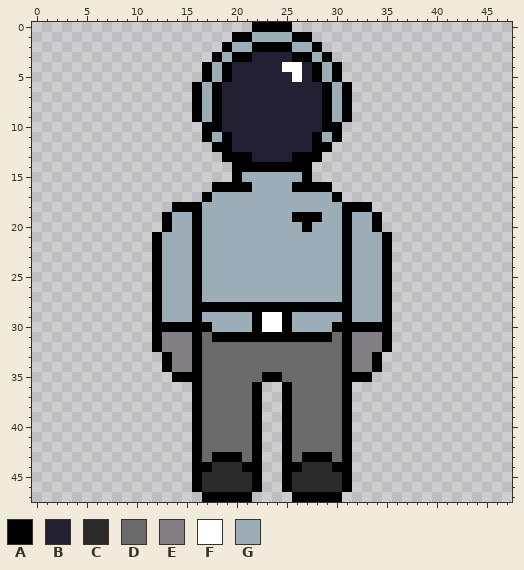
One commit to this pixel-art sprite: Assets/Sprites/Characters/John/John Spacebound.png. The picture above was drawn from the file before the commit.
The file is 48x48 pixels.
Palette (. is transparent): A #000000  B #222034  C #2a2a2a  D #696a6a  E #847e87  F #ffffff  G #9badb7
Pixels before, first column x 12:
 0 ..........AAAA..........
 1 ........AAGGGGAA........
 2 .......AGGAAAAGGA.......
 3 ......AGAABBBBAAGA......
 4 .....AGABBBBBFFBAGA.....
 5 .....AGABBBBBBFBAGA.....
 6 ....AGABBBBBBBBBBAGA....
 7 ....AGABBBBBBBBBBAGA....
 8 ....AGABBBBBBBBBBAGA....
 9 ....AGABBBBBBBBBBAGA....
10 .....AABBBBBBBBBBAA.....
11 .....AGABBBBBBBBAGA.....
12 ......AABBBBBBBBAA......
13 .......AAABBBBAAA.......
14 ........AAAAAAAA........
15 ........AGGGGGGA........
16 ......AAAAGGGGAAAA......
17 .....AGGGGGGGGGGGGA.....
18 ..AAAGGGGGGGGGGGGGGAAA..
19 .AGGAGGGGGGGGGAAAGGAGGA.
20 .AGGAGGGGGGGGGGAGGGAGGA.
21 AGGGAGGGGGGGGGGGGGGAGGGA
22 AGGGAGGGGGGGGGGGGGGAGGGA
23 AGGGAGGGGGGGGGGGGGGAGGGA
24 AGGGAGGGGGGGGGGGGGGAGGGA
25 AGGGAGGGGGGGGGGGGGGAGGGA
26 AGGGAGGGGGGGGGGGGGGAGGGA
27 AGGGAGGGGGGGGGGGGGGAGGGA
28 AGGGAAAAAAAAAAAAAAAAGGGA
29 AGGGAGGGGGAFFAGGGGGAGGGA
30 AAAAAAGGGGAFFAGGGGAAAAAA
31 AEEEADAAAAAAAAAAAADAEEEA
32 AEEEADDDDDDDDDDDDDDAEEEA
33 .AEEADDDDDDDDDDDDDDAEEA.
34 .AEEADDDDDDDDDDDDDDAEEA.
35 ..AAADDDDDDAADDDDDDAAA..
36 ....ADDDDDA..ADDDDDA....
37 ....ADDDDDA..ADDDDDA....
38 ....ADDDDDA..ADDDDDA....
39 ....ADDDDDA..ADDDDDA....
40 ....ADDDDDA..ADDDDDA....
41 ....ADDDDDA..ADDDDDA....
42 ....ADDDDDA..ADDDDDA....
43 ....ADAAADA..ADAAADA....
44 ....AACCCAA..AACCCAA....
45 ....ACCCCCA..ACCCCCA....
46 ....ACCCCCA..ACCCCCA....
47 .....AAAAA....AAAAA.....
New version:
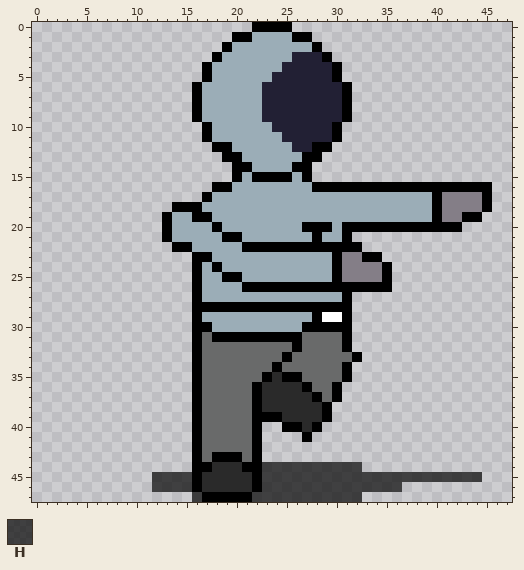
Colours new in this view: H #000000af
Changes in this commit:
Changed rows in their new state; - is an unchanged pixel.
first column x 12:
 2 ----------GGGG--------------------
 3 --------GGGGGGBBB-----------------
 4 -------GGGGGGBB-BB----------------
 5 -------GGGGG--B-BB----------------
 6 ------GGGGG------BB---------------
 7 ------GGGGG------BB---------------
 8 ------GGGGG------BB---------------
 9 ------GGGGG------BB---------------
10 ------GGGGGG-----B----------------
11 -------GGGGGG---BB----------------
12 --------GGGGGG--------------------
13 ---------GGGGGG-------------------
14 ----------GGGG--------------------
15 ----------AAAA--------------------
16 --------GG----GG--AAAAAAAAAAAAAAAA
17 ------------------GGGGGGGGGGAEEEEA
18 -------------------GGGGGGGGGAEEEEA
19 -----A--------GGG--G--GGGGGGAEEAA-
20 ----G-A---------AA--AA-AAAAAAAA---
21 .A--G--AA-------A---....----------
22 ..AAG----AAAAAAAAAA-A...----------
23 ....-A------------AEEAA.----------
24 ....--A-----------AEEEE-----------
25 ....---AA---------AEEEE-----------
26 ....-----AAAAAAAAAA-AAA-----------
27 ....----------------....----------
28 ....----------------....----------
29 ....------GGGG--AFF-....----------
30 ....------GGGG-AAA--....----------
31 ....-----------DDD--....----------
32 ....----------A-----....----------
33 -...---------A-----DA..-----------
34 -...--------A-------...-----------
35 --..--------CAA-----..------------
36 -----------CCCCA--A.--------------
37 -----------CCCCCA-A.--------------
38 -----------CCCCCCA..--------------
39 -----------AACCCCA..--------------
40 --------------ACA...--------------
41 -------------..A....--------------
42 -------------.......--------------
43 -------------.......--------------
44 -----------HHHHHHHHHH-------------
45 HHHH-------HHHHHHHHHHHHHHHHHHHHHH-
46 HHHH-------HHHHHHHHHHHHHH---------
47 ----H-----HHHHHHHHHHH-------------
